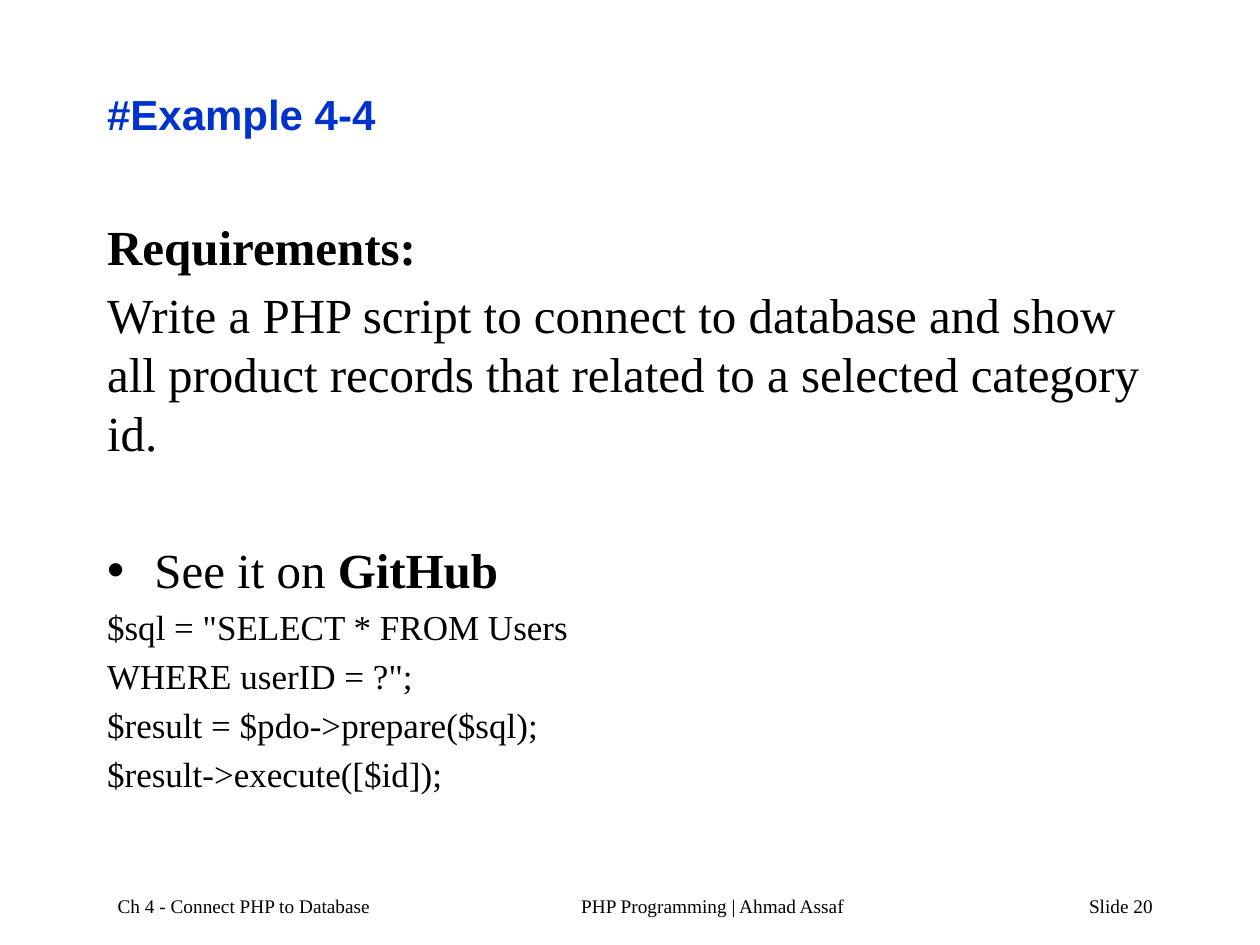
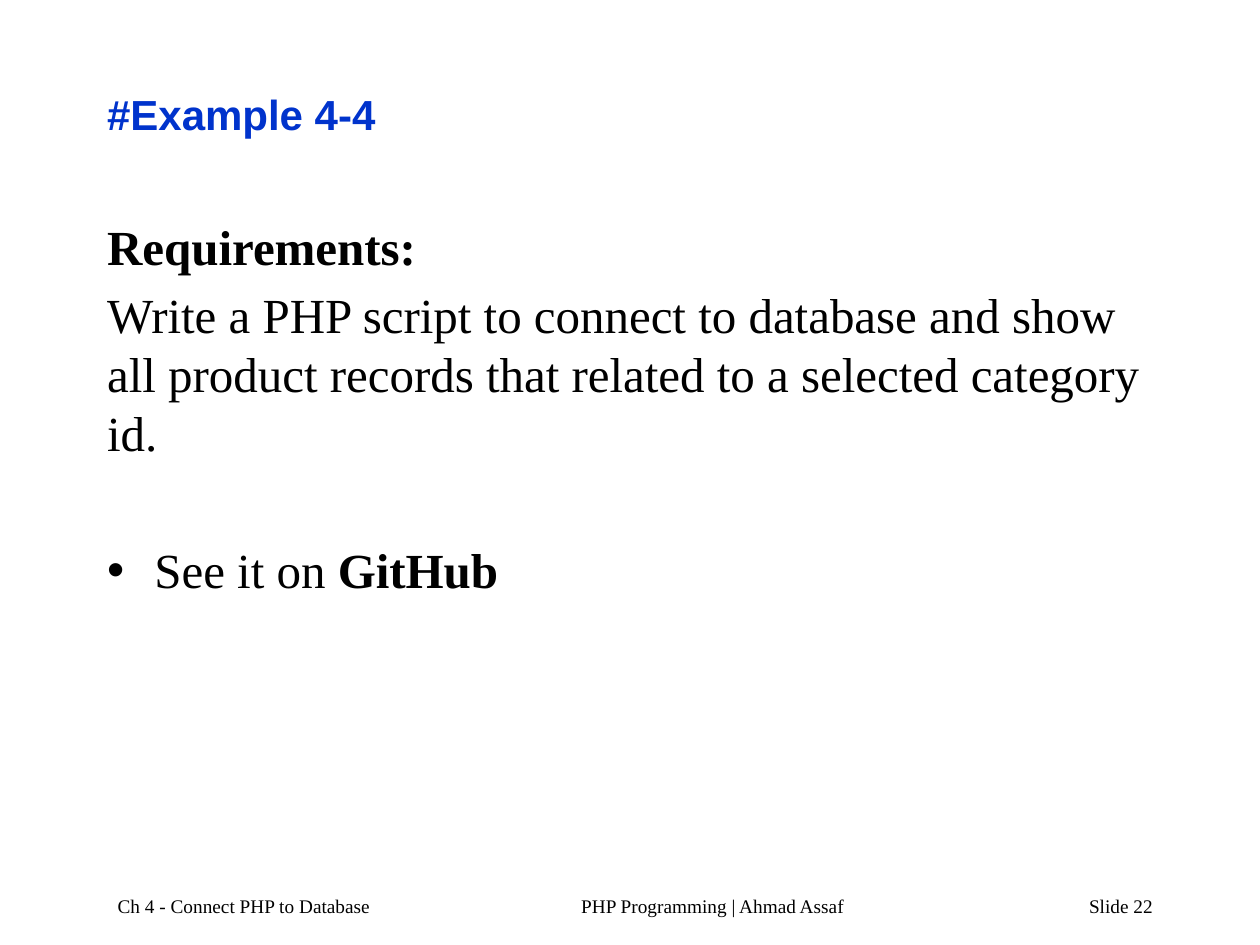
Before and after one commit to AhmadAssafCode/PHP2211, a slide deck: slide 22 of others/PHP-Ch4a.pptx (slide 20 before the commit). Drawn at 1260x945 pixels with LibreOffice and Linux fonts; fonts in the diff are those of the drawing. Boxes give left, top, right and bottom in pixels: in the first picture for what was removed or moved away, otherwise in the second. Text is boxed around its words. In the diff, an @@ line names an element or a change of style, - is before the commit and + after.

Commit message:
prepare

```diff
--- a/others/PHP-Ch4a.pptx
+++ b/others/PHP-Ch4a.pptx
@@ text at bbox=[107, 614, 568, 794]: paragraphs removed @@
-$sql = "SELECT * FROM Users
-WHERE userID = ?";
-$result = $pdo->prepare($sql);
-$result->execute([$id]);
@@ page number at bbox=[1089, 899, 1152, 914]: text changed @@
-Slide 20
+Slide 22
```
Also in this commit, not shown: 6 other slides changed, 6 slides added, 1 other file.
